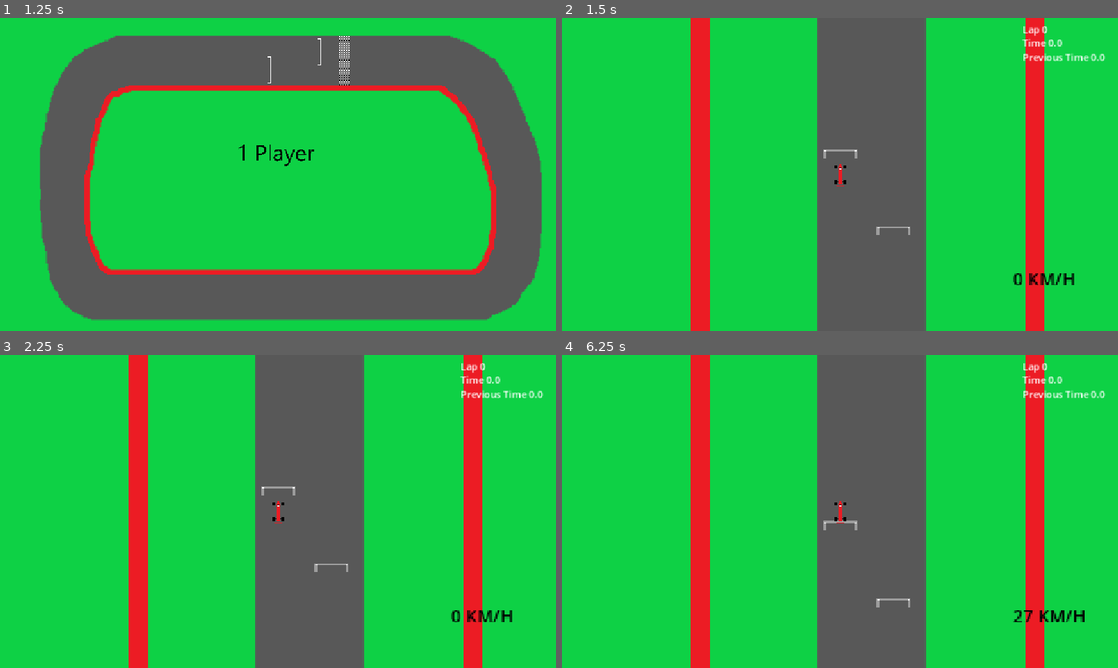
Above: before the commit, frames 1-4 (two rows, left to right).
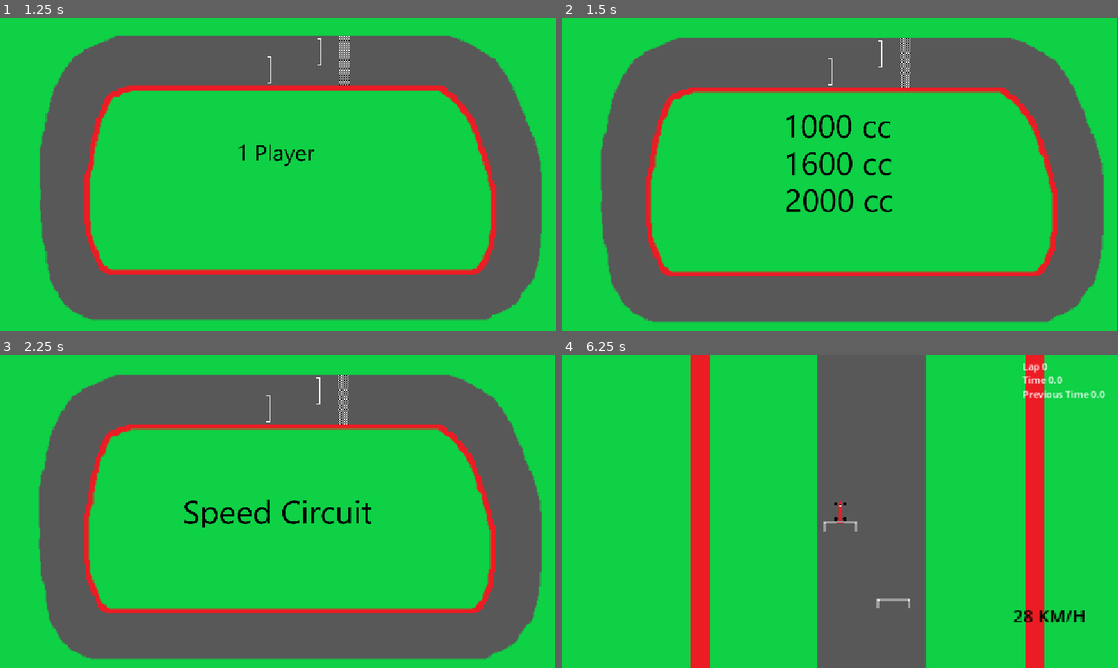
Above: after the commit, the same moments.

Repository: avg517/Slippery-Race
Game: Godot game, scene res://menu.tscn
Two runs of this game, one before a commit and one after it. Both use one fixed random seed, a clock stepped at 60 frames per second and the inputs below.
Inputs (mouse positions are in pixels of both pictures, inside the frame that each line leads up to):
- Up to frame 1 (1.25 s): click (278, 152) at 0.5 s
- Up to frame 2 (1.5 s): click (840, 152) at 1.25 s
- Up to frame 3 (2.25 s): click (278, 464) at 2.02 s
- Up to frame 4 (6.25 s): click (840, 511) at 2.77 s; tap Enter at 3.5 s; hold D (P1_Move_Right) 3.53-4.28 s; hold Space (P1_Move_Down) 4.28-5.03 s; hold D (P1_Move_Right) 5.03-5.78 s; hold W (P1_Move_Up) from 5.78 s (still down)

Frame 1 is identical in both runs. In frame 2, 50% of the frame differs, in the area x 6-100%, y 0-100%; in frame 3, 50%; in frame 4, less than 0.1%.

Commit message:
V1.09.01
Added difficulty selector and level selector

Diff:
--- a/DO NOT OPEN/I AM SERIOUS/OK/I DID WARN YOU OF THE HORRORS THAT YOU WILL DISCOVER/Physics scripts/MasinaF1Rosu.gd
+++ b/DO NOT OPEN/I AM SERIOUS/OK/I DID WARN YOU OF THE HORRORS THAT YOU WILL DISCOVER/Physics scripts/MasinaF1Rosu.gd
@@ -58,6 +58,6 @@
 		speed -= Vector2(cos (speed.angle()) * 100.0,sin (speed.angle()) * 100.0)
 	#menuEntering
 	if Global.onGrass == true:
-		friction(30,1)
+		friction(Global.top_speed/4,1);
 	else:
-		friction(100,1);
+		friction(Global.top_speed,1);
--- /dev/null
+++ b/Difficulty selector.gd
@@ -0,0 +1,24 @@
+extends Control
+
+
+# Called when the node enters the scene tree for the first time.
+func _ready() -> void:
+	pass # Replace with function body.
+
+
+# Called every frame. 'delta' is the elapsed time since the previous frame.
+func _process(delta: float) -> void:
+	pass
+
+
+func _on_cc_pressed() -> void:
+	Global.top_speed = 120
+	get_tree().change_scene_to_file("res://level_selector.tscn")
+
+func _on_cc_2_pressed() -> void:
+	Global.top_speed = 220
+	get_tree().change_scene_to_file("res://level_selector.tscn")
+
+func _on_cc_3_pressed() -> void:
+	Global.top_speed = 360
+	get_tree().change_scene_to_file("res://level_selector.tscn")
--- /dev/null
+++ b/difficult_selector.tscn
@@ -0,0 +1,93 @@
+[gd_scene load_steps=6 format=3 uid="uid://br2w2dnnf6ygj"]
+
+[ext_resource type="Script" uid="uid://cdwd3dgvbafwp" path="res://Difficulty selector.gd" id="1_ih8ps"]
+[ext_resource type="Texture2D" uid="uid://dk1jsd8c1pd3u" path="res://Draws/Cursa1.png" id="2_7ms2f"]
+[ext_resource type="Texture2D" uid="uid://bluokmf7kdjmd" path="res://Draws/1000CC.png" id="3_mpp1l"]
+[ext_resource type="Texture2D" uid="uid://c1s7pqy10hl58" path="res://Draws/1600CC.png" id="4_50bik"]
+[ext_resource type="Texture2D" uid="uid://b0iaonkoymtqi" path="res://Draws/2000cc.png" id="5_58n01"]
+
+[node name="Control" type="Control"]
+layout_mode = 3
+anchors_preset = 15
+anchor_right = 1.0
+anchor_bottom = 1.0
+grow_horizontal = 2
+grow_vertical = 2
+script = ExtResource("1_ih8ps")
+
+[node name="Cursa1" type="Sprite2D" parent="."]
+z_index = -9
+texture_filter = 1
+position = Vector2(574, 326)
+scale = Vector2(2.30389, 2.30389)
+texture = ExtResource("2_7ms2f")
+
+[node name="1000CC" type="Button" parent="."]
+auto_translate_mode = 2
+layout_mode = 1
+anchors_preset = 8
+anchor_left = 0.5
+anchor_top = 0.5
+anchor_right = 0.5
+anchor_bottom = 0.5
+offset_left = -113.0
+offset_top = -134.005
+offset_right = 110.0
+offset_bottom = -66.005
+grow_horizontal = 2
+grow_vertical = 2
+flat = true
+
+[node name="Start2" type="Sprite2D" parent="1000CC"]
+texture_filter = 1
+position = Vector2(112, 32.5)
+scale = Vector2(0.7, 0.7)
+texture = ExtResource("3_mpp1l")
+
+[node name="1000CC2" type="Button" parent="."]
+auto_translate_mode = 2
+layout_mode = 1
+anchors_preset = 8
+anchor_left = 0.5
+anchor_top = 0.5
+anchor_right = 0.5
+anchor_bottom = 0.5
+offset_left = -113.0
+offset_top = -57.48
+offset_right = 110.0
+offset_bottom = 10.52
+grow_horizontal = 2
+grow_vertical = 2
+flat = true
+
+[node name="Start2" type="Sprite2D" parent="1000CC2"]
+texture_filter = 1
+position = Vector2(112, 32.5)
+scale = Vector2(0.7, 0.7)
+texture = ExtResource("4_50bik")
+
+[node name="1000CC3" type="Button" parent="."]
+auto_translate_mode = 2
+layout_mode = 1
+anchors_preset = 8
+anchor_left = 0.5
+anchor_top = 0.5
+anchor_right = 0.5
+anchor_bottom = 0.5
+offset_left = -113.0
+offset_top = 20.81
+offset_right = 110.0
+offset_bottom = 88.81
+grow_horizontal = 2
+grow_vertical = 2
+flat = true
+
+[node name="Start2" type="Sprite2D" parent="1000CC3"]
+texture_filter = 1
+position = Vector2(112, 32.5)
+scale = Vector2(0.7, 0.7)
+texture = ExtResource("5_58n01")
+
+[connection signal="pressed" from="1000CC" to="." method="_on_cc_pressed"]
+[connection signal="pressed" from="1000CC2" to="." method="_on_cc_2_pressed"]
+[connection signal="pressed" from="1000CC3" to="." method="_on_cc_3_pressed"]
--- a/global.gd
+++ b/global.gd
@@ -8,6 +8,7 @@
 var Ptime=0.0 #cel mai bun timp
 var onGrass = false
 var speed_1 = 0
+var top_speed = 120.0
 
 func _ready():
 	load_data()
--- /dev/null
+++ b/level_selector.gd
@@ -0,0 +1,15 @@
+extends Control
+
+
+# Called when the node enters the scene tree for the first time.
+func _ready() -> void:
+	pass # Replace with function body.
+
+
+# Called every frame. 'delta' is the elapsed time since the previous frame.
+func _process(delta: float) -> void:
+	pass
+
+
+func _on_start_pressed() -> void:
+	get_tree().change_scene_to_file("res://game_2.tscn")
--- a/level_selector.tscn
+++ b/level_selector.tscn
@@ -1,7 +1,8 @@
-[gd_scene load_steps=3 format=3 uid="uid://ys1ua8l0cf3c"]
+[gd_scene load_steps=4 format=3 uid="uid://ys1ua8l0cf3c"]
 
+[ext_resource type="Script" uid="uid://bt88q6k7j4rh3" path="res://level_selector.gd" id="1_2db0o"]
 [ext_resource type="Texture2D" uid="uid://dk1jsd8c1pd3u" path="res://Draws/Cursa1.png" id="1_5xyw6"]
-[ext_resource type="Texture2D" uid="uid://dgtr6rd251lwx" path="res://Draws/Start.png" id="2_2db0o"]
+[ext_resource type="Texture2D" uid="uid://do5ani6k3nao5" path="res://Draws/SpeedCircuit1.png" id="2_5xyw6"]
 
 [node name="Control" type="Control"]
 layout_mode = 3
@@ -10,6 +11,7 @@
 anchor_bottom = 1.0
 grow_horizontal = 2
 grow_vertical = 2
+script = ExtResource("1_2db0o")
 
 [node name="Cursa1" type="Sprite2D" parent="."]
 z_index = -9
@@ -18,15 +20,26 @@
 scale = Vector2(2.30389, 2.30389)
 texture = ExtResource("1_5xyw6")
 
-[node name="Start" type="Button" parent="."]
+[node name="Cursa2" type="Button" parent="."]
 auto_translate_mode = 2
-offset_left = 481.0
-offset_top = 235.0
-offset_right = 675.0
-offset_bottom = 326.0
+layout_mode = 1
+anchors_preset = 8
+anchor_left = 0.5
+anchor_top = 0.5
+anchor_right = 0.5
+anchor_bottom = 0.5
+offset_left = -197.0
+offset_top = -45.5
+offset_right = 197.0
+offset_bottom = 45.5
+grow_horizontal = 2
+grow_vertical = 2
 flat = true
 
-[node name="Start2" type="Sprite2D" parent="Start"]
+[node name="Start2" type="Sprite2D" parent="Cursa2"]
 texture_filter = 1
-position = Vector2(82, 46)
-texture = ExtResource("2_2db0o")
+position = Vector2(196, 46)
+scale = Vector2(0.7, 0.7)
+texture = ExtResource("2_5xyw6")
+
+[connection signal="pressed" from="Cursa2" to="." method="_on_start_pressed"]
--- a/players_menu.gd
+++ b/players_menu.gd
@@ -13,7 +13,8 @@
 
 
 func _on__player_pressed():
-	get_tree().change_scene_to_file("res://game_2.tscn") #for debugging
+	#get_tree().change_scene_to_file("res://game_2.tscn") #for debugging
+	get_tree().change_scene_to_file("res://difficult_selector.tscn")
 	Global.P2 = false
 
 func _on__players_pressed():
Not shown, added: Difficulty selector.gd.uid
Binary file added: Draws/1000CC.png
Not shown, added: Draws/1000CC.png.import
Binary file added: Draws/1600CC.png
Not shown, added: Draws/1600CC.png.import
Binary file added: Draws/2000cc.png
Not shown, added: Draws/2000cc.png.import
Binary file added: Draws/Speed Circuit.png
Not shown, added: Draws/Speed Circuit.png.import
Binary file added: Draws/SpeedCircuit1.png
Not shown, added: Draws/SpeedCircuit1.png.import
Not shown, added: level_selector.gd.uid
